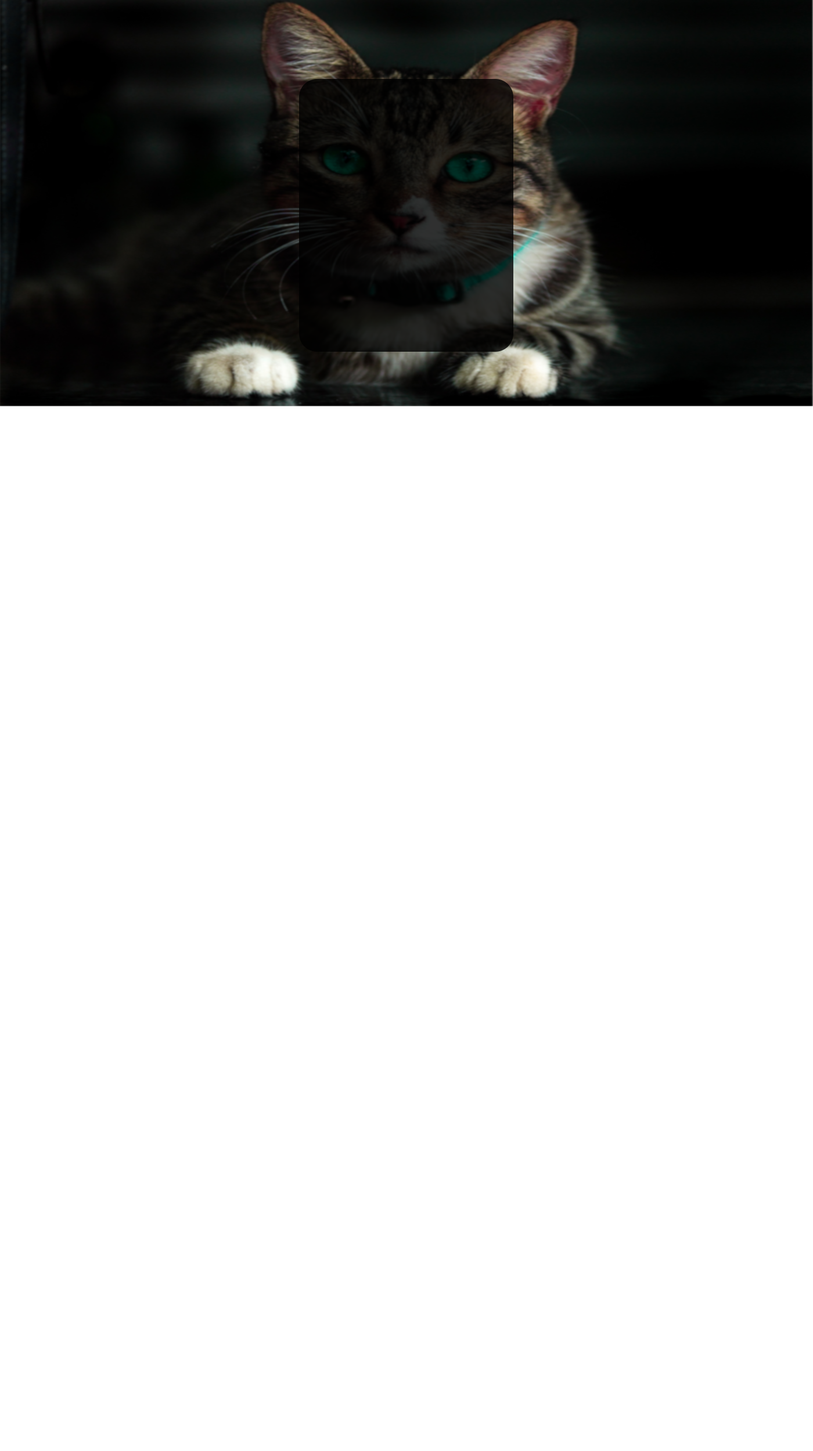
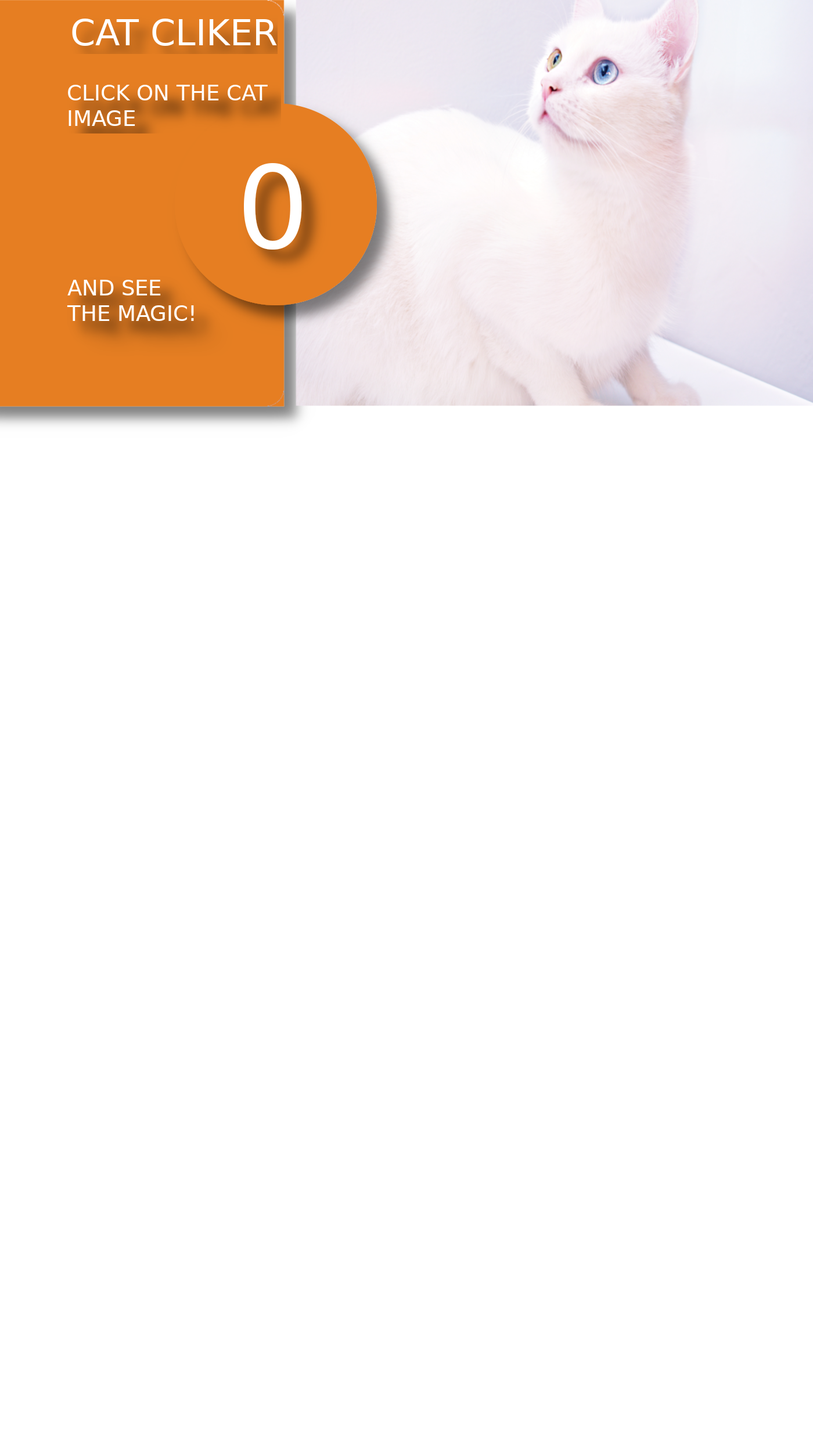
Comparing the layer stacks of the two 813×1451 images. Changes:
removed layer "InfoLayer" (was 81%) over (298, 78, 514, 352)
removed layer "adorable-animal-blur-617278.jpg" over (0, 0, 813, 407)
added layer "AND SEE THE MAGIC!" above "CLICK ON THE CAT IMAGE" over (66, 275, 233, 357)
added layer "CLICK ON THE CAT IMAGE" above "CAT CLIKER" over (66, 81, 281, 134)
added layer "CAT CLIKER" above "0" over (70, 14, 278, 54)
added layer "0" above "circle" over (237, 157, 331, 279)
added layer "circle" above "adorable-animal-cat-1366996.jpg" over (166, 95, 409, 337)
added layer "adorable-animal-cat-1366996.jpg" above "square" over (295, 0, 813, 407)
added layer "square" above "Background" over (0, 0, 317, 431)
